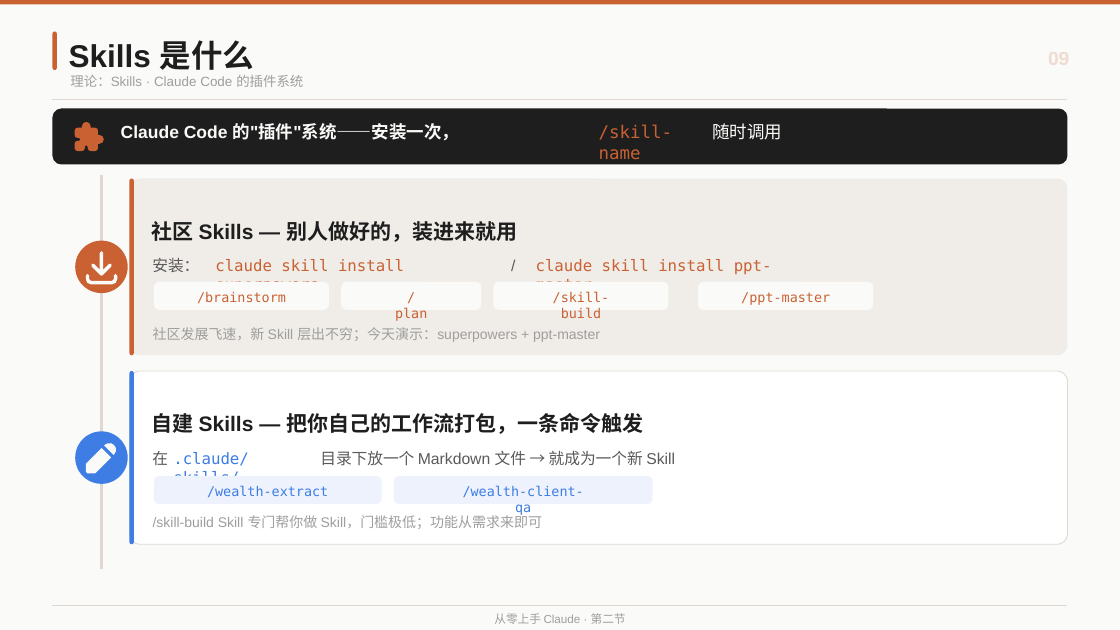
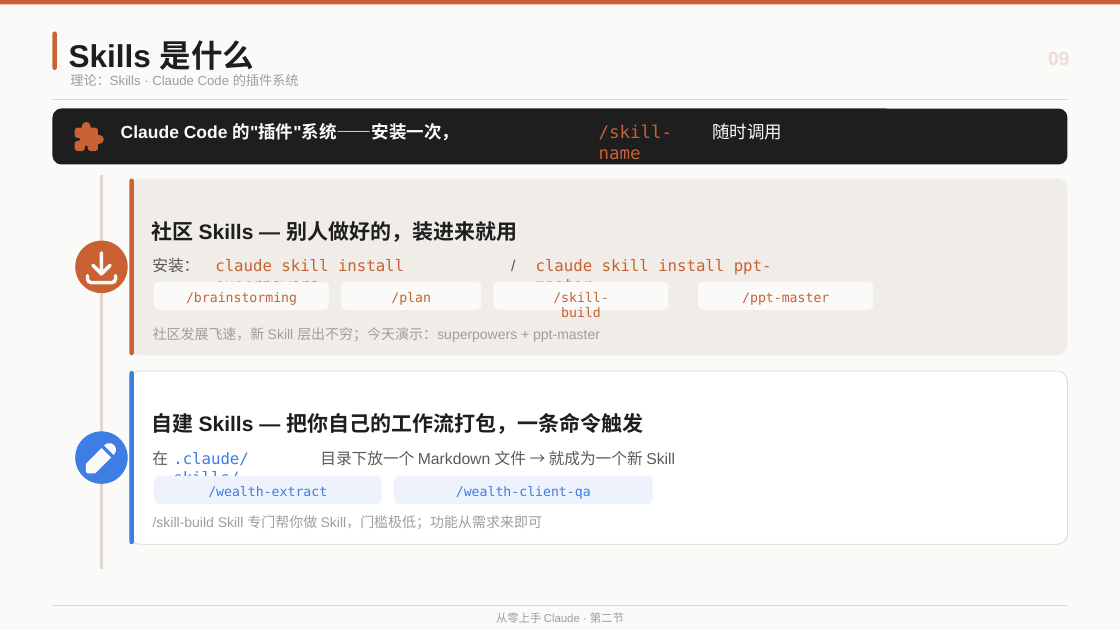
Before and after one commit to austinxyz/course-portal, a slide deck: slide 9 of dl/claude_course_s2.pptx. Drawn at 1120x630 pixels with LibreOffice and Linux fonts; fonts in the diff are those of the drawing. Boxes give left, top, right and bottom in pixels: in the first picture for what was removed or moved away, otherwise in the second. Text is boxed around its words. In the diff, an @@ line names an element or a change of style, - is before the commit and + after.

```diff
--- a/dl/claude_course_s2.pptx
+++ b/dl/claude_course_s2.pptx
@@ text added at [186, 292, 297, 305], 11.2 pt, text #C96133 @@
+/brainstorming
@@ text removed at [197, 291, 286, 304] @@
-/brainstorm
@@ size 11.5 to 11.2 pt in 6 elements at [70, 74, 299, 86], [391, 292, 431, 305], [553, 292, 609, 317], [742, 292, 829, 305], [208, 486, 327, 497], [456, 486, 591, 499] @@
@@ text "从零上手 Claude · 第二节" at [496, 612, 624, 623]: size 10 to 9.8 pt @@
```
Also in this commit, not shown: 22 other slides changed, 1 other file.
